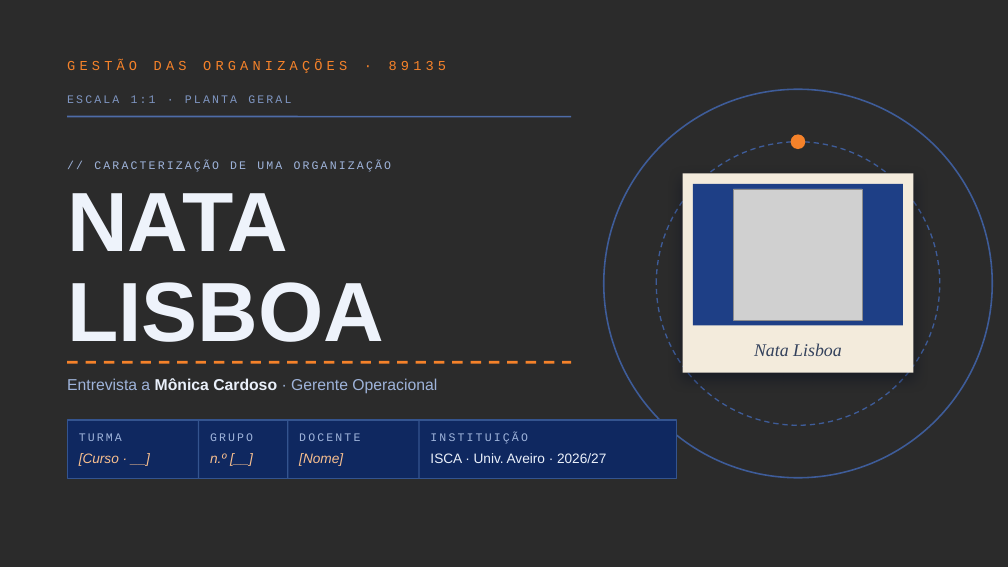
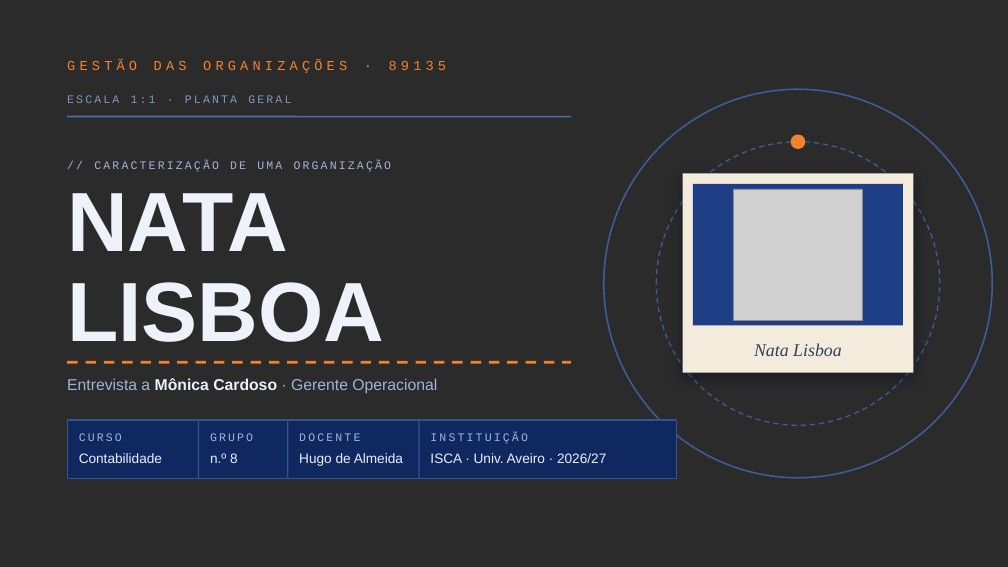
Before and after one commit to kd25gpgdw9-lang/Oceanum, a slide deck: slide 1 of apresentacao-go-89135/Nata_Lisboa_GO_89135.pptx. Drawn at 1008x567 pixels with LibreOffice and Linux fonts; fonts in the diff are those of the drawing; grey boxes stand for pictures; background and template pictures are left out; a plain dark background stands for a picture behind light text. Boxes give left, top, right and bottom in pixels: in the first picture for what was removed or moved away, otherwise in the second. Text is boxed around its words. In the diff, an @@ line names an element or a change of style, - is before the commit and + after.

```diff
--- a/apresentacao-go-89135/Nata_Lisboa_GO_89135.pptx
+++ b/apresentacao-go-89135/Nata_Lisboa_GO_89135.pptx
@@ text at box(79, 433, 122, 441): text changed; size 13 to 11 pt; font Arial to Courier New; text colour #F9C08F to #9FB4DB; italic off @@
-[Curso · __]
+CURSO
@@ text removed at box(79, 433, 122, 441) @@
-TURMA
@@ text added at box(79, 453, 162, 463), 13 pt, text #EAF0FA @@
+Contabilidade
@@ text at box(210, 453, 238, 463): text changed; text colour #F9C08F to #EAF0FA; italic off @@
-n.º [__]
+n.º 8
@@ text at box(299, 453, 403, 466): text changed; text colour #F9C08F to #EAF0FA; italic off @@
-[Nome]
+Hugo de Almeida
```
Also in this commit, not shown: 2 other files.
